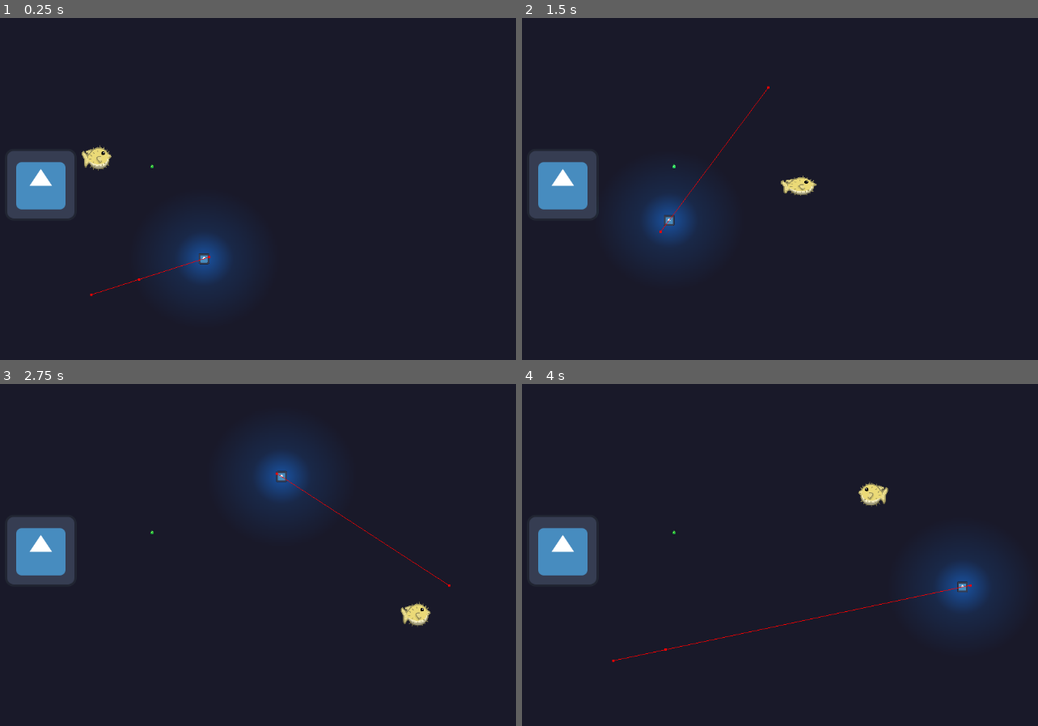
Above: before the commit, frames 1-4 (two rows, left to right).
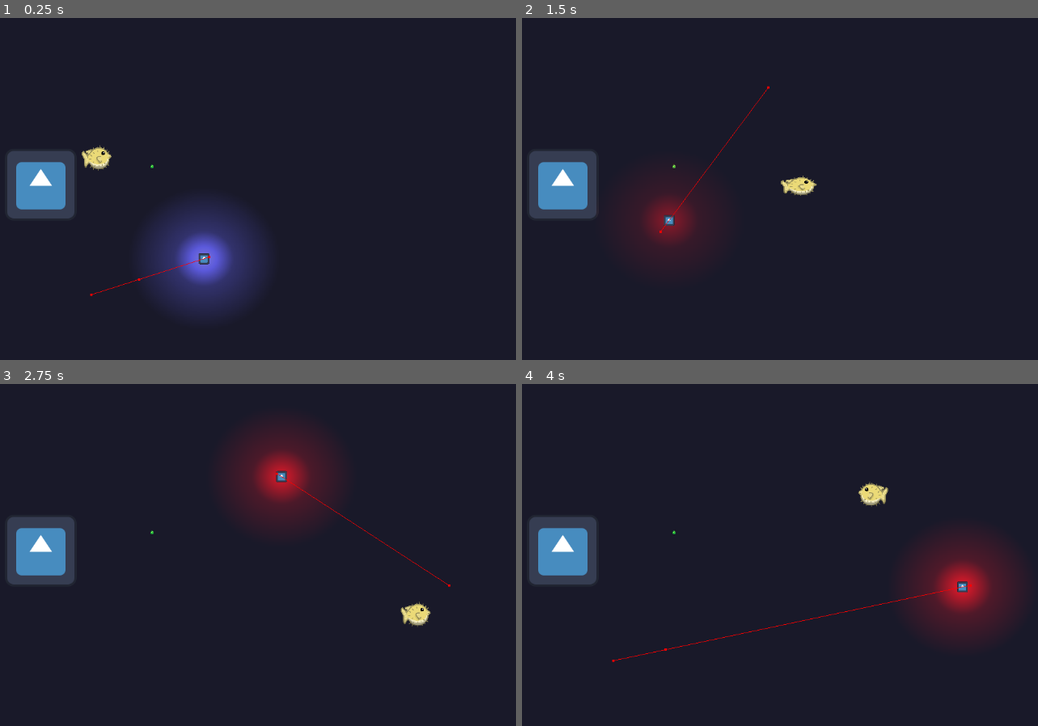
Above: after the commit, the same moments.

Repository: Chestrade/pixel-jam-2024
Game: Godot game, scene res://Scenes/Test Levels/AnglerFish Gym.tscn
The game is run twice, just before and just after one commit, with the same random seed, the same clock (stepped at 60 frames per second) and the same inputs. The engine's default icon, where the game draws it, is replaced by a stand-in: a white triangle on a blue panel in a dark square.
Inputs:
- Up to frame 1 (0.25 s): no input
- Up to frame 2 (1.5 s): hold Right (swim_right) 0.53-1.28 s; hold J 0.53-1.28 s; hold Down (swim_down) from 1.28 s (still down); tap Shift (dash) at 1.35 s
- Up to frame 3 (2.75 s): tap J at 1.55, 2.3 s; release Down (swim_down) at 2.03 s; hold Right (swim_right) from 2.03 s (still down); hold Space (inflate) from 2.03 s (still down)
- Up to frame 4 (4 s): release Right (swim_right) at 2.78 s; release Space (inflate) at 2.78 s; hold W (swim_up) 2.78-3.53 s; tap J at 2.85 s; hold Left (swim_left) from 3.53 s (still down); hold J from 3.53 s (still down)

The runs differ from the first frame. In frame 1, 3.0% of the frame differs, in the area x 31-48%, y 58-83%; in frame 2, 2.5%; in frame 3, 4.7%; in frame 4, 4.9%, in the area x 74-96%, y 44-75%.

Commit message:
light flickers more the less health the angler fish has

Diff:
--- a/Characters/angler_fish.tscn
+++ b/Characters/angler_fish.tscn
@@ -2,6 +2,14 @@
 
 [ext_resource type="Script" path="res://Scripts/angler_fish.gd" id="1_kr2uu"]
 [ext_resource type="Texture2D" uid="uid://d0egbrasmuxvw" path="res://icon.svg" id="1_r77o7"]
+
+[sub_resource type="CircleShape2D" id="CircleShape2D_oq4ku"]
+
+[sub_resource type="CircleShape2D" id="CircleShape2D_xillh"]
+radius = 30.0167
+
+[sub_resource type="CircleShape2D" id="CircleShape2D_igk2u"]
+radius = 106.019
 
 [sub_resource type="Gradient" id="Gradient_gpshb"]
 offsets = PackedFloat32Array(0, 0.387755, 1)
@@ -14,14 +22,6 @@
 fill_from = Vector2(0.5, 0.5)
 fill_to = Vector2(1, 0.5)
 
-[sub_resource type="CircleShape2D" id="CircleShape2D_oq4ku"]
-
-[sub_resource type="CircleShape2D" id="CircleShape2D_xillh"]
-radius = 30.0167
-
-[sub_resource type="CircleShape2D" id="CircleShape2D_igk2u"]
-radius = 106.019
-
 [node name="Angler Fish" type="CharacterBody2D" node_paths=PackedStringArray("nav_agent")]
 collision_mask = 7
 motion_mode = 1
@@ -29,12 +29,6 @@
 nav_agent = NodePath("Navigation/NavigationAgent2D")
 healthColors = Array[Color]([Color(0, 0.788235, 0.6, 1), Color(1, 0.966667, 0, 1), Color(0.94, 0.548333, 0, 1), Color(1, 0, 0, 1)])
 health = 99.92
-
-[node name="PointLight2D" type="PointLight2D" parent="."]
-scale = Vector2(4.30062, 4.0345)
-energy = 8.0
-shadow_enabled = true
-texture = SubResource("GradientTexture2D_uqucl")
 
 [node name="Sprite" type="Sprite2D" parent="."]
 light_mask = 0
@@ -76,6 +70,18 @@
 shape = SubResource("CircleShape2D_igk2u")
 debug_color = Color(0.511034, 0.608367, 1, 0.42)
 
+[node name="Light" type="Node2D" parent="."]
+
+[node name="HeadLight" type="PointLight2D" parent="Light"]
+scale = Vector2(4.30062, 4.0345)
+energy = 8.0
+shadow_enabled = true
+texture = SubResource("GradientTexture2D_uqucl")
+
+[node name="LightTimer" type="Timer" parent="Light"]
+wait_time = 0.1
+
 [connection signal="timeout" from="Navigation/Timer" to="." method="_on_timer_timeout"]
 [connection signal="area_entered" from="Agro Range/AgroRange" to="." method="_on_area_2d_area_entered"]
 [connection signal="area_exited" from="Agro Range/DeAgro Range" to="." method="_on_area_2d_area_exited"]
+[connection signal="timeout" from="Light/LightTimer" to="." method="_on_light_timer_timeout"]
--- a/Scripts/angler_fish.gd
+++ b/Scripts/angler_fish.gd
@@ -11,7 +11,11 @@
 @export var  healthColors : Array[Color] = []
 @export_range(0, 100) var health
 
-@onready var headLight : PointLight2D = $PointLight2D
+# Head light settings
+@onready var headLight : PointLight2D = $Light/HeadLight
+@onready var lightTimer : Timer = $Light/LightTimer
+var minFlickerAmount : float = 10
+var maxFlickerAmount : float = 20 # Interval in seconds
 var currentMarkerIndex = -1
 var isReachingTarget : bool = false
 
@@ -25,23 +29,35 @@
 	SetState(STATE.WANDERING)
 	nav_agent.path_desired_distance = 4
 	nav_agent.target_desired_distance = 4
+	lightTimer.start()
 
 func _process(delta: float) -> void:
 	StateUpdate()
-	HealthLightColor()
+	if Input.is_key_pressed(KEY_J): # Temporary shit for testing
+		setHealth(10)
+		print(health)
 
-func HealthLightColor() -> void:
+
+func setHealth(damage : int):
+	health -= damage
 	if health >= 75:
 		headLight.set_color(healthColors[0])
+		maxFlickerAmount = 10
 	elif health <75 and health >= 50:
 		headLight.set_color(healthColors[1])
+		maxFlickerAmount = 12.5
 	elif health <50 and health >=25:
 		headLight.set_color(healthColors[2])
+		maxFlickerAmount = 17.5
 	elif health <25:
 		headLight.set_color(healthColors[3])
+		maxFlickerAmount = 23
 
-func takeDammage(dammage : int):
-	health -= dammage
+	#Clamping health
+	if health > 100:
+		health = 100
+	if health < 0:
+		health = 0
 
 func StateUpdate() -> void:
 	match currentState:
@@ -81,6 +97,7 @@
 	elif currentState == STATE.WANDERING:
 		nav_agent.target_position = markers[currentMarkerIndex].global_position
 
+
 func _on_timer_timeout() -> void:
 	recalc_path()
 
@@ -92,3 +109,7 @@
 	if area.owner == target_node:
 		target_node = null
 	SetState(STATE.WANDERING)
+
+func _on_light_timer_timeout() -> void:
+	var flicker = randf_range(minFlickerAmount, maxFlickerAmount)
+	headLight.energy = flicker
